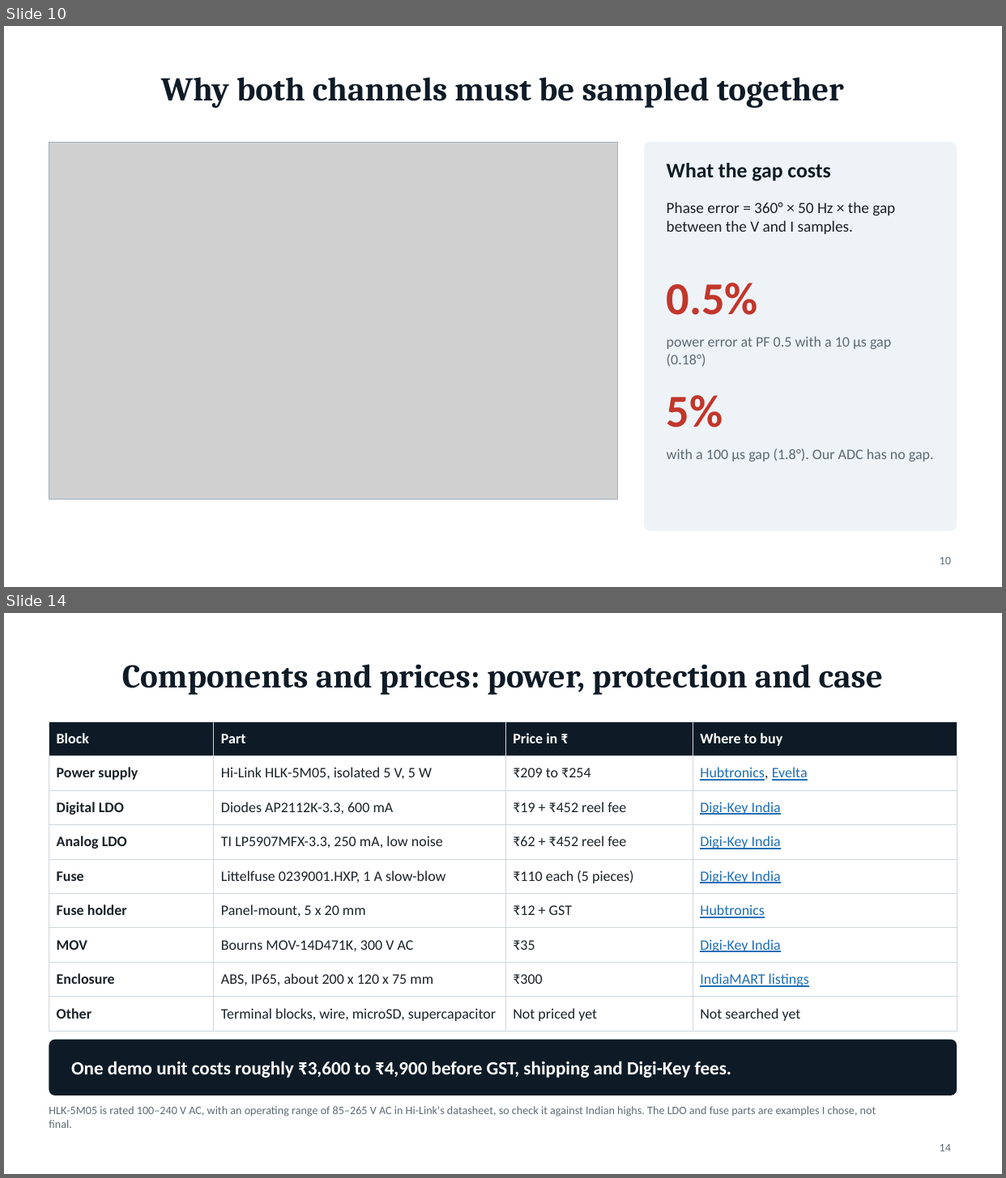
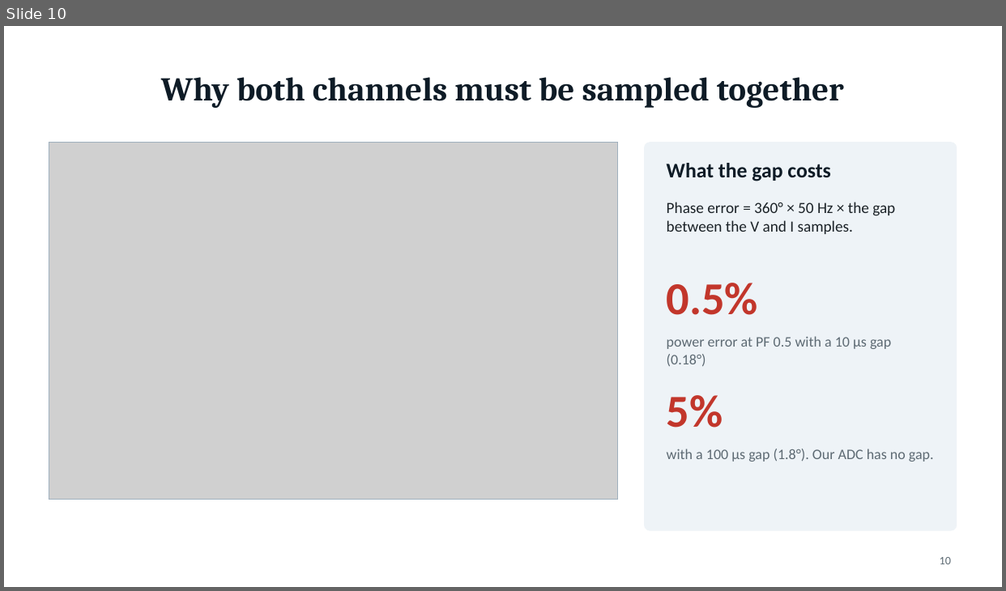
Before and after one commit to PowerWorksLab/PowerLenz, a slide deck: documentation/presentations/powerlenz-front-end.pptx. Shown one above the other, each under a label of ours: slides 10 and 14 before the commit, slide 10 after it; the slides between them are not shown. The pictures are 1006x1178 and 1006x591 pixels, drawn with LibreOffice and Linux fonts; fonts in the diff are those of the drawing; grey boxes stand for pictures. Boxes give left, top, right and bottom in pixels: in the first picture for what was removed or moved away, otherwise in the second. Text is boxed around its words. In the diff, an @@ line names an element or a change of style, - is before the commit and + after.

Commit message:
Update slide deck to version 2 and add datasheet, phase and price slides

```diff
--- a/documentation/presentations/powerlenz-front-end.pptx
+++ b/documentation/presentations/powerlenz-front-end.pptx
@@ slide 14 removed at [4,613,1002,1174], background #FFFFFF @@
@@ title removed at [122,664,883,695] @@
-Components and prices: power, protection and case
@@ table removed at [49,722,957,1024], 9 rows, 4 columns @@
-Block | Part | Price in ₹ | Where to buy
-Power supply | Hi-Link HLK-5M05, isolated 5 V, 5 W | ₹209 to ₹254 | Hubtronics, Evelta
-Digital LDO | Diodes AP2112K-3.3, 600 mA | ₹19 + ₹452 reel fee | Digi-Key India
-Analog LDO | TI LP5907MFX-3.3, 250 mA, low noise | ₹62 + ₹452 reel fee | Digi-Key India
-Fuse | Littelfuse 0239001.HXP, 1 A slow-blow | ₹110 each (5 pieces) | Digi-Key India
-Fuse holder | Panel-mount, 5 x 20 mm | ₹12 + GST | Hubtronics
-MOV | Bourns MOV-14D471K, 300 V AC | ₹35 | Digi-Key India
-Enclosure | ABS, IP65, about 200 x 120 x 75 mm | ₹300 | IndiaMART listings
-Other | Terminal blocks, wire, microSD, supercapacitor | Not priced yet | Not searched yet
@@ rounded rectangle removed at [49,1040,957,1096] @@
@@ text removed at [71,1061,731,1078] @@
-One demo unit costs roughly ₹3,600 to ₹4,900 before GST, shipping and Digi-Key fees.
@@ text removed at [49,1106,876,1128] @@
-HLK-5M05 is rated 100–240 V AC, with an operating range of 85–265 V AC in Hi-Link's datasheet, so check it against Indian highs. The LDO and fuse parts are examples I chose, not final.
@@ page number removed at [940,1144,951,1152] @@
-14
```
Also in this commit, not shown: 10 slides changed, 6 slides added, 1 other slide removed, 16 other files.
